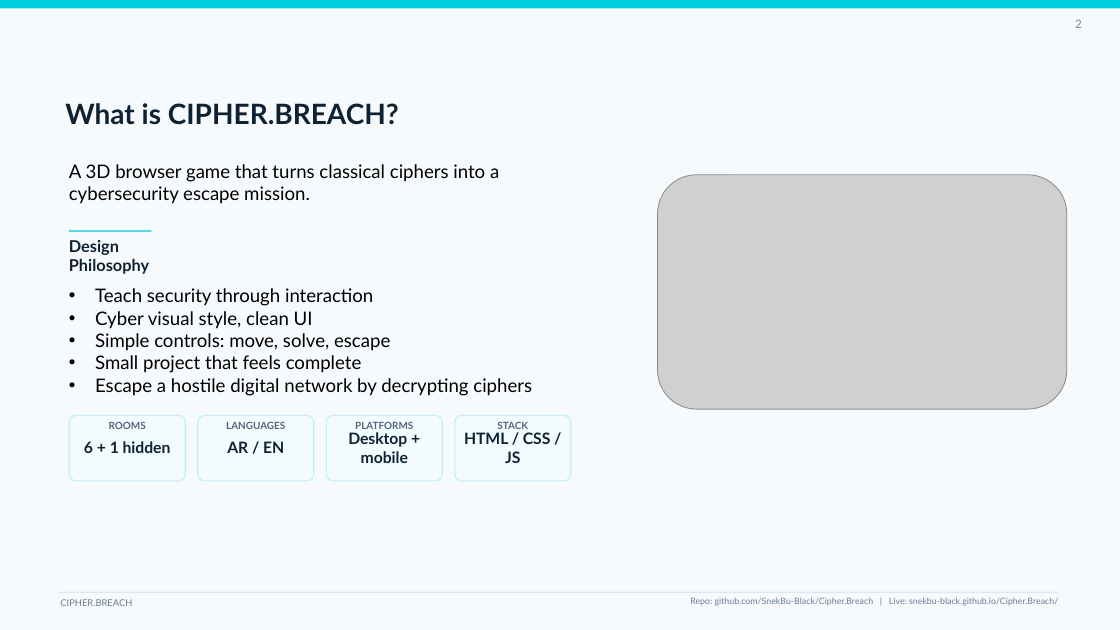
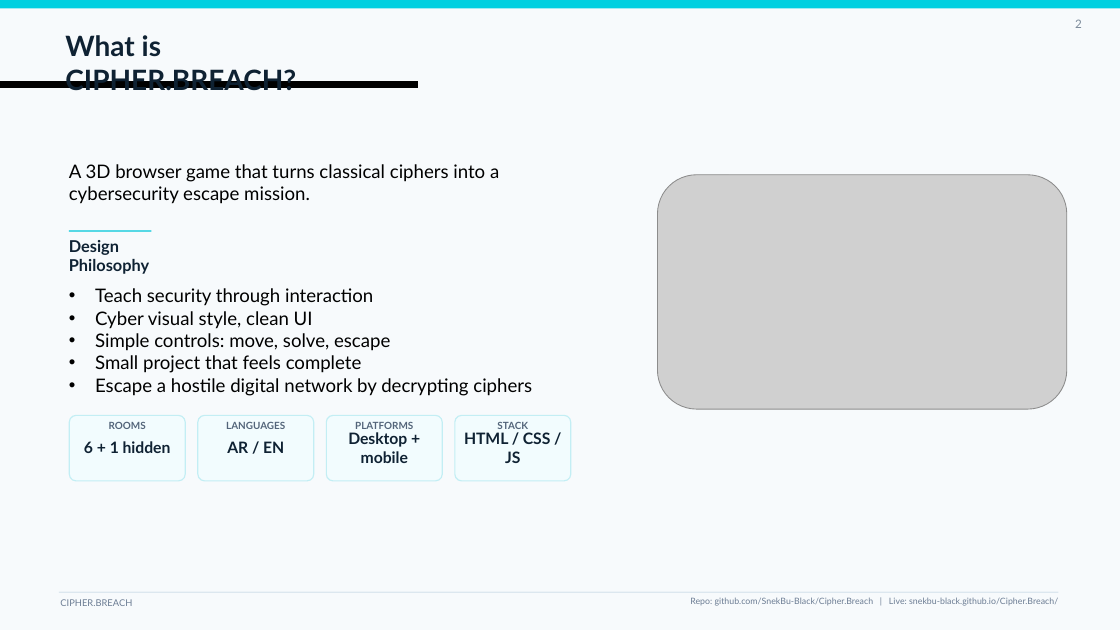
Before and after one commit to SnekBu-Black/Cipher.Breach, a slide deck: slide 2 of Cipher_Breach_Presentation.pptx. Drawn at 1120x630 pixels with LibreOffice and Linux fonts; fonts in the diff are those of the drawing; grey boxes stand for pictures. Boxes give left, top, right and bottom in pixels: in the first picture for what was removed or moved away, otherwise in the second. Text is boxed around its words. In the diff, an @@ line names an element or a change of style, - is before the commit and + after.

```diff
--- a/Cipher_Breach_Presentation.pptx
+++ b/Cipher_Breach_Presentation.pptx
@@ text "What is CIPHER.BREACH?" rewrapped from <box>65,103,399,125</box> to <box>65,35,296,91</box> @@
@@ line added from (0, 84) to (418, 84), #000000 6 pt @@
```
Also in this commit, not shown: 7 other slides changed.
